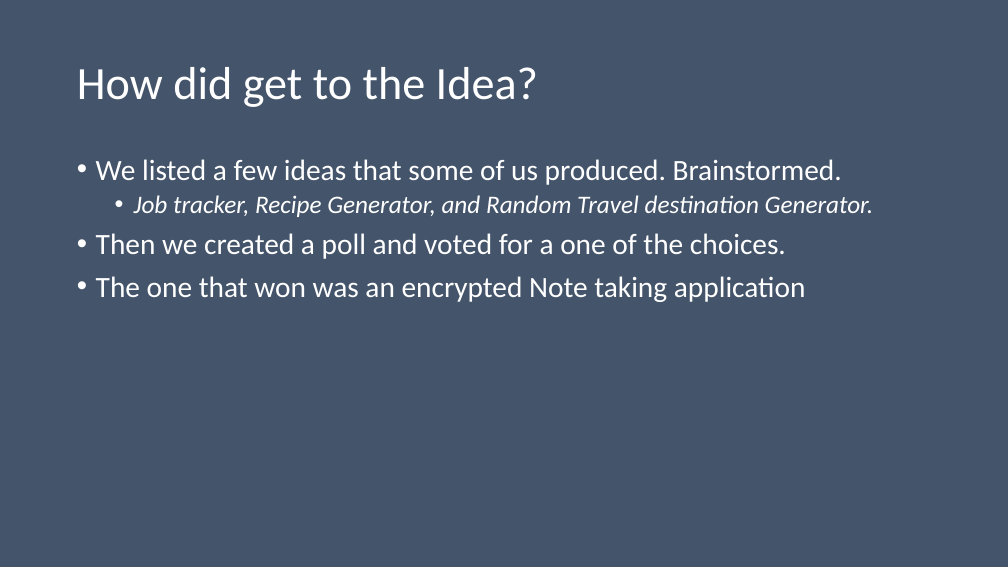
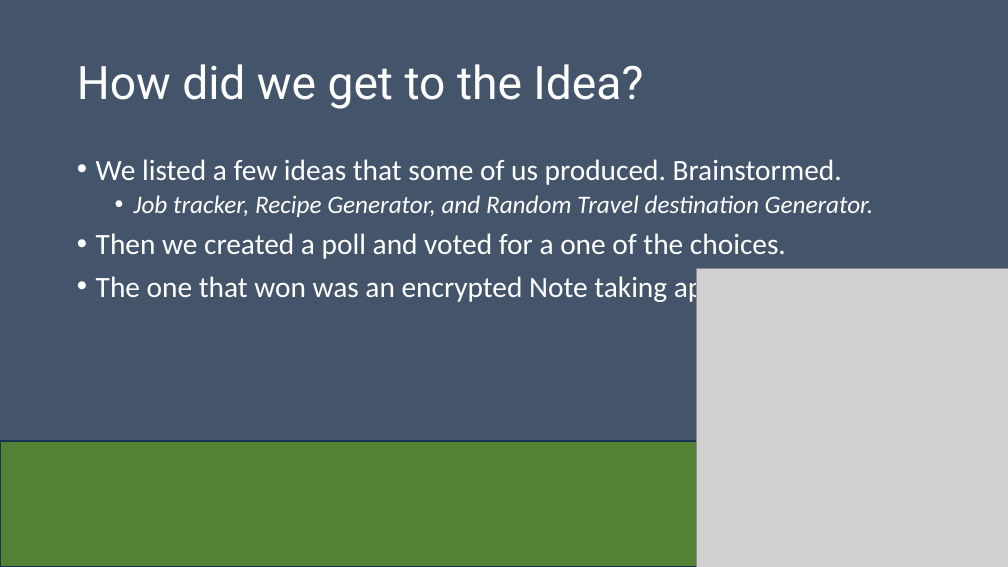
Before and after one commit to Dwaddle26/EncryptNotes, a slide deck: slide 2 of Team_2_Presentation_1.pptx. Drawn at 1008x567 pixels with LibreOffice and Linux fonts; fonts in the diff are those of the drawing; grey boxes stand for pictures. Boxes give left, top, right and bottom in pixels: in the first picture for what was removed or moved away, otherwise in the second. Text is boxed around its words. In the diff, an @@ line names an element or a change of style, - is before the commit and + after.

```diff
--- a/Team_2_Presentation_1.pptx
+++ b/Team_2_Presentation_1.pptx
@@ title at [77,64,643,109]: text changed; font Calibri to Roboto @@
-How did get to the Idea?
+How did we get to the Idea?
@@ picture added at [696,268,1008,567] @@
@@ rectangle added at [0,441,1008,567], fill #548235, outline #1E3256 1 pt @@
```
Also in this commit, not shown: 9 other slides changed.
